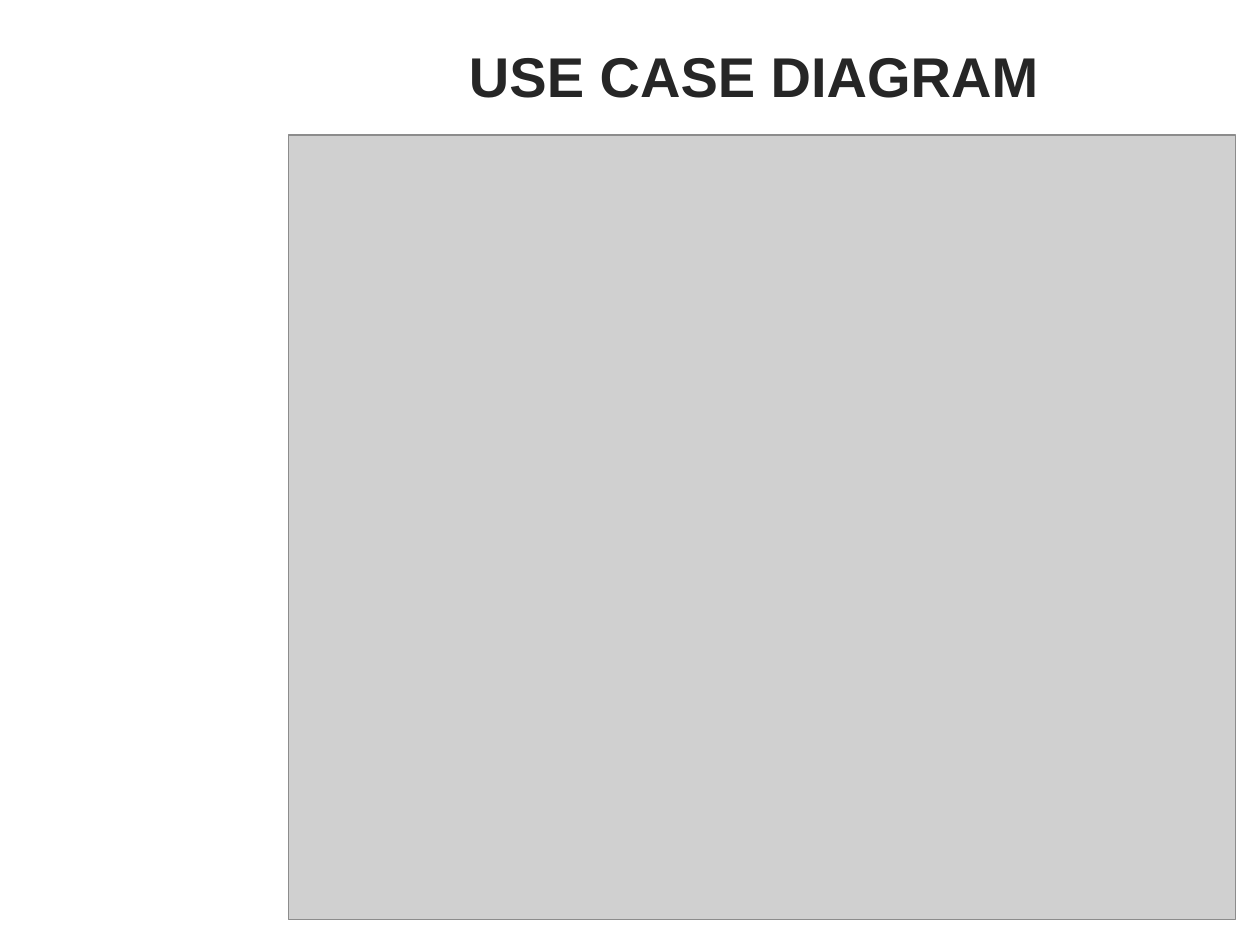
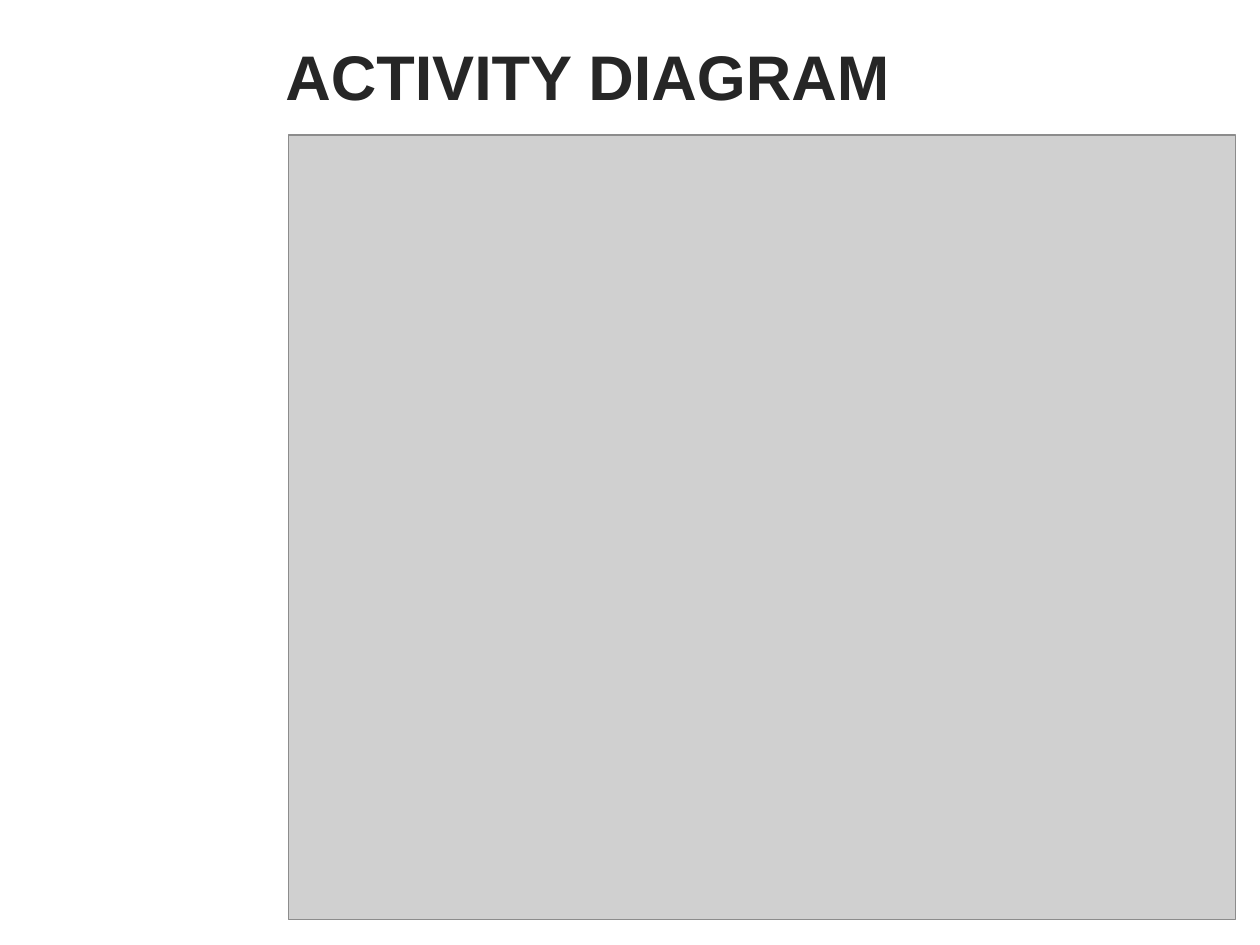
Before and after one commit to AsadujamanNur/BattleShip-Game, a slide deck: slide 2 of Final Presentation/BATTLESHIP GAME FINAL PRESENTATION.pptx. Drawn at 1260x945 pixels with LibreOffice and Linux fonts; fonts in the diff are those of the drawing; grey boxes stand for pictures; background and template pictures are left out. Boxes give left, top, right and bottom in pixels: in the first picture for what was removed or moved away, otherwise in the second. Text is boxed around its words. In the diff, an @@ line names an element or a change of style, - is before the commit and + after.

```diff
--- a/Final Presentation/BATTLESHIP GAME FINAL PRESENTATION.pptx
+++ b/Final Presentation/BATTLESHIP GAME FINAL PRESENTATION.pptx
@@ title at box(285, 56, 889, 101): text changed; size 32 to 36 pt @@
-USE CASE DIAGRAM
+ACTIVITY DIAGRAM
```
Also in this commit, not shown: 1 slide added.
